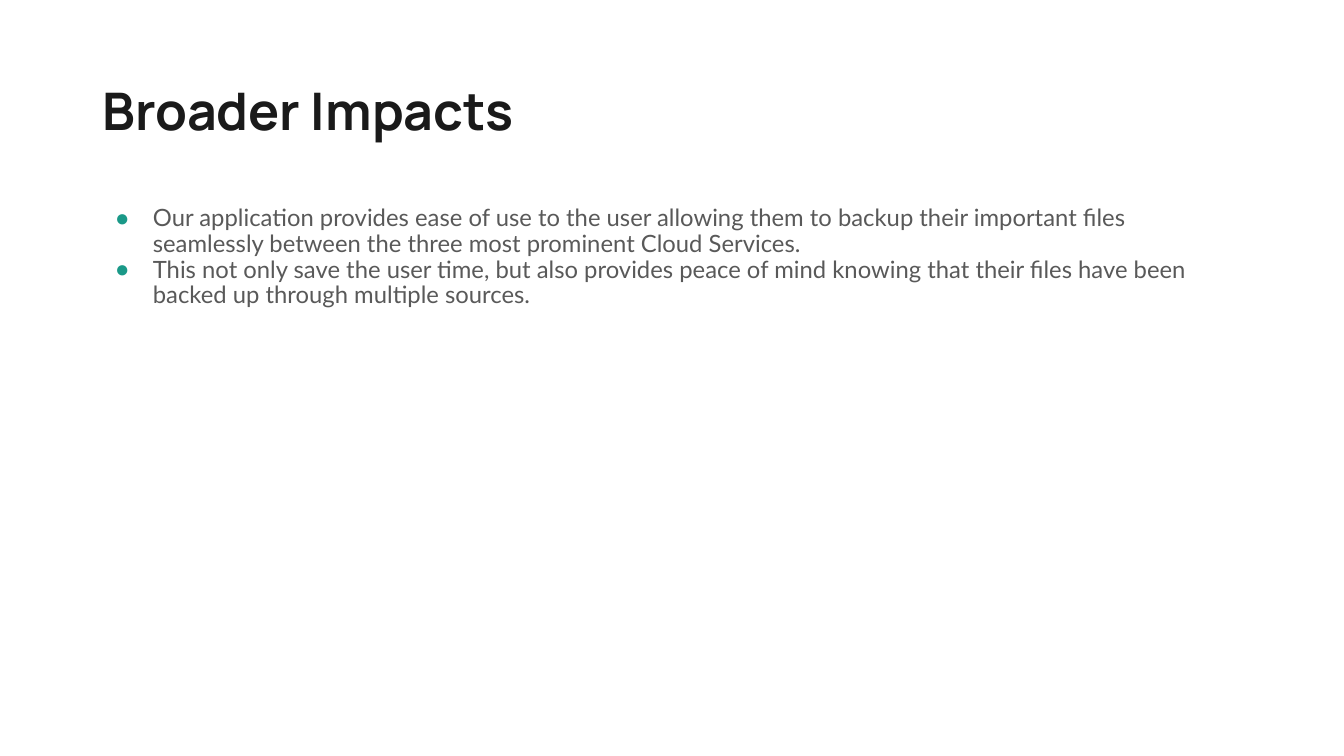
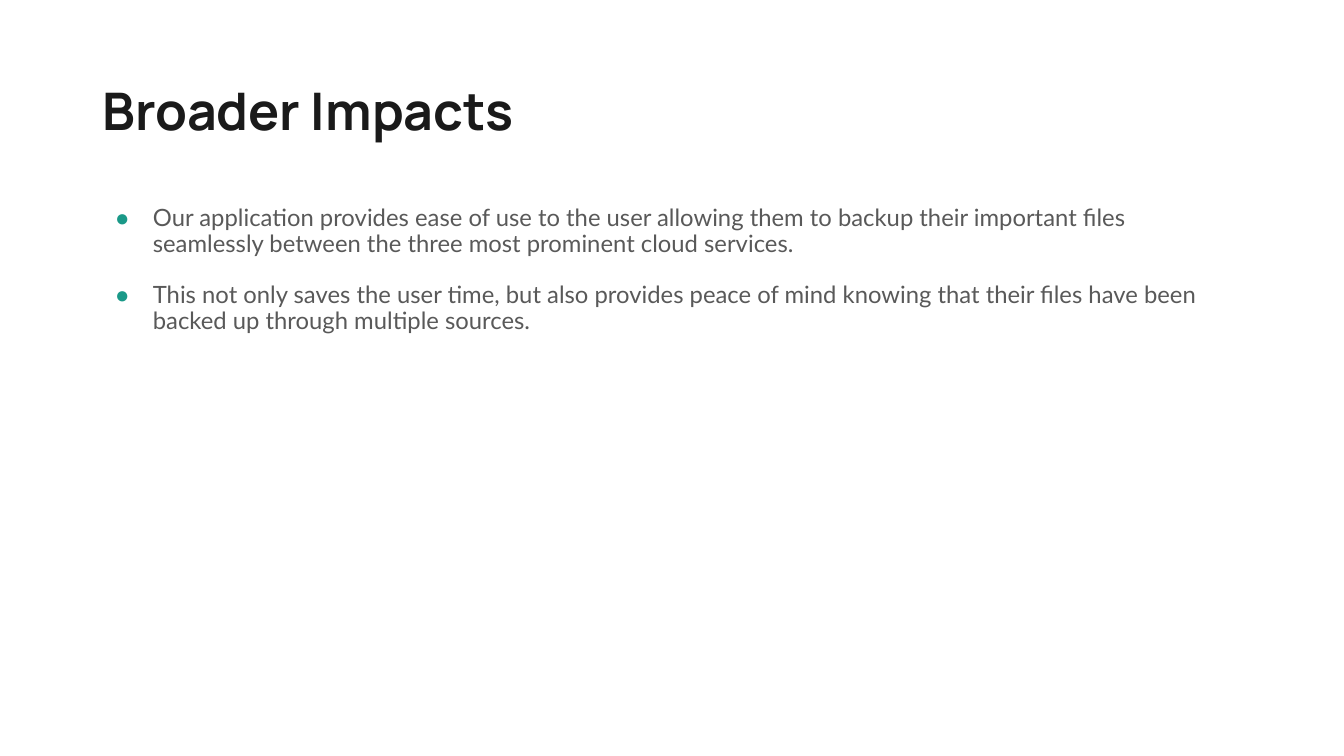
Before and after one commit to GRGalinger/Senior-Design, a slide deck: slide 6 of Files/SlideDeck/PresentationSlideDeck.pptx. Drawn at 1344x756 pixels with LibreOffice and Linux fonts; fonts in the diff are those of the drawing. Boxes give left, top, right and bottom in pixels: in the first picture for what was removed or moved away, otherwise in the second. Text is boxed around its words. In the diff, an @@ line names an element or a change of style, - is before the commit and + after.

```diff
--- a/Files/SlideDeck/PresentationSlideDeck.pptx
+++ b/Files/SlideDeck/PresentationSlideDeck.pptx
@@ text at bbox=[153, 208, 1196, 334]: text changed @@
-● Our application provides ease of use to the user allowing them to backup their important files seamlessly between the three most prominent Cloud Services.
-● This not only save the user time, but also provides peace of mind knowing that their files have been backed up through multiple sources.
+● Our application provides ease of use to the user allowing them to backup their important files seamlessly between the three most prominent cloud services.
+● This not only saves the user time, but also provides peace of mind knowing that their files have been backed up through multiple sources.
```
Also in this commit, not shown: 15 other slides changed.
